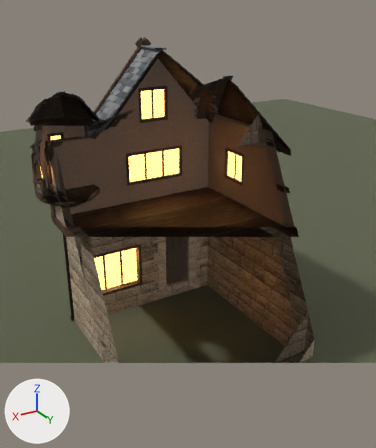
The Blender file GameClient/ArtSource/Silverbrook/Townhouse4/SilverbrookTownhouse4.blend, before and after one commit.
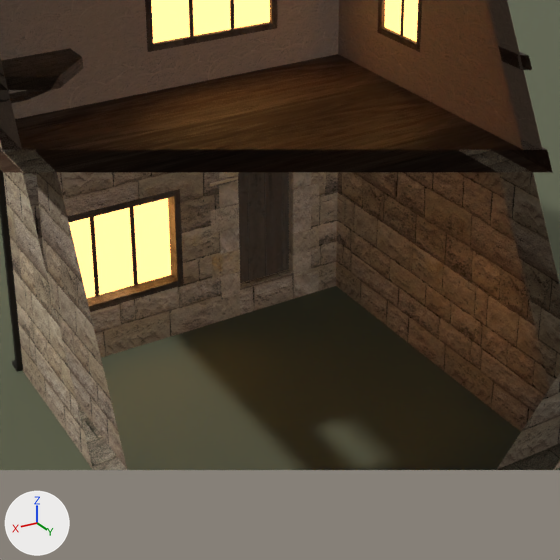
Old and new are each drawn whole from a camera (50 mm lens) standing at (6.65, 11.73, 9.36) and looking at (-0.12, 0.44, 3.71) and again close up on the part from 17% to 80% of the width and 37% to 90% of the height. The axes (+X, +Y, +Z) are drawn at lower left. The lights are the same throughout. The first two pictures are the older version. Everything nearer to the camera than a plane just in front of the edit is cut away.

The first close-up shows 'Ground', 'SM_SBTownhouse4_Details', 'SM_SBTownhouse4_Door1', 'SM_SBTownhouse4_Masonry', 'SM_SBTownhouse4_Plaster', 'SM_SBTownhouse4_Timber'.
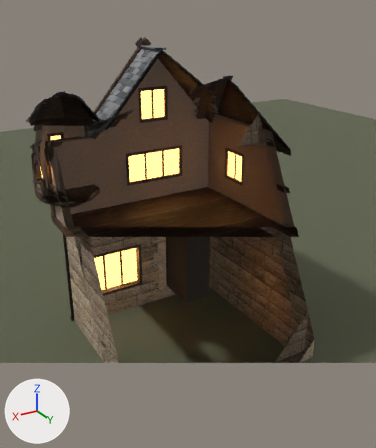
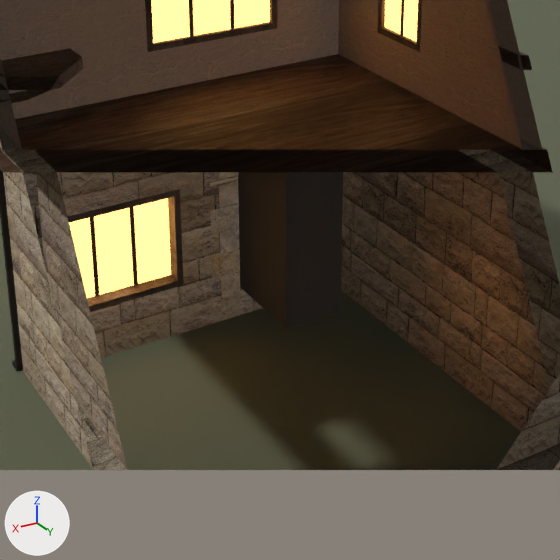
Changed parts and their boxes (x1, y1, x2, y2) in the close-ups (560 x 560 px):
'SM_SBTownhouse4_EntryRooms', added
    after: (238, 172, 343, 329)
'SM_SBTownhouse4_Door1', unchanged, covered by the edit
    before: (238, 172, 289, 283)

The change, as a list of edits to the scene's bpy script:
```text
Add mat_sb_entryroom:
    mat_sb_entryroom = principled_material('SB_EntryRoom')
    mat_sb_entryroom.base_color = (0.05, 0.045, 0.04)  # dark grey #3f3c38
    mat_sb_entryroom.roughness = 0.95
Add me_sm_sbtownhouse4_entryrooms:
    me_sm_sbtownhouse4_entryrooms.from_pydata([(-1.56, -0.61, 0.45), (-0.68, -0.61, 0.45), (-0.68, -0.61, 3.0), (-1.56, -0.61, 3.0), (-1.56, -2.0, 0.45), (-1.56, -0.61, 0.45), (-1.56, -0.61, 3.0), (-1.56, -2.0, 3.0), (-0.68, -2.0, 3.0), (-0.68, -0.61, 3.0), (-0.68, -0.61, 0.45), (-0.68, -2.0, 0.45), (-1.56, -2.0, 0.45), (-0.68, -2.0, 0.45), (-0.68, -0.61, 0.45), (-1.56, -0.61, 0.45), (-1.56, -0.61, 3.0), (-0.68, -0.61, 3.0), (-0.68, -2.0, 3.0), (-1.56, -2.0, 3.0)], [], [(0, 1, 2, 3), (4, 5, 6, 7), (8, 9, 10, 11), (12, 13, 14, 15), (16, 17, 18, 19)])
    me_sm_sbtownhouse4_entryrooms.materials.append(mat_sb_entryroom)  # dark grey #3f3c38
Add ob_sm_sbtownhouse4_entryrooms:
    ob_sm_sbtownhouse4_entryrooms = bpy.data.objects.new('SM_SBTownhouse4_EntryRooms', me_sm_sbtownhouse4_entryrooms)
    ob_sm_sbtownhouse4_entryrooms.location = (0.0, 0.0, 0.0)
```
